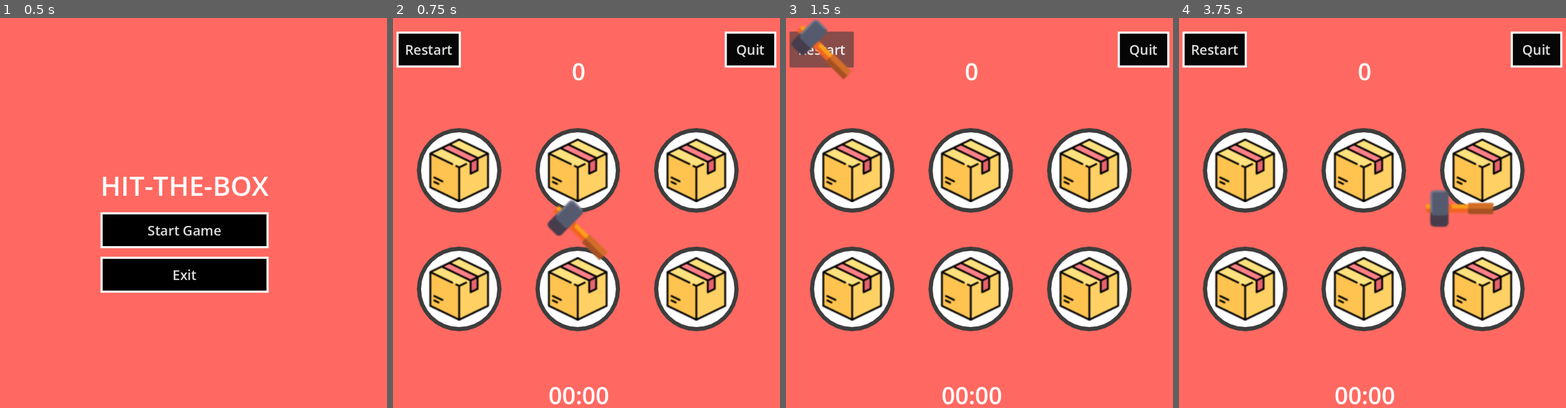
Above: before the commit, frames 1-4 (left to right).
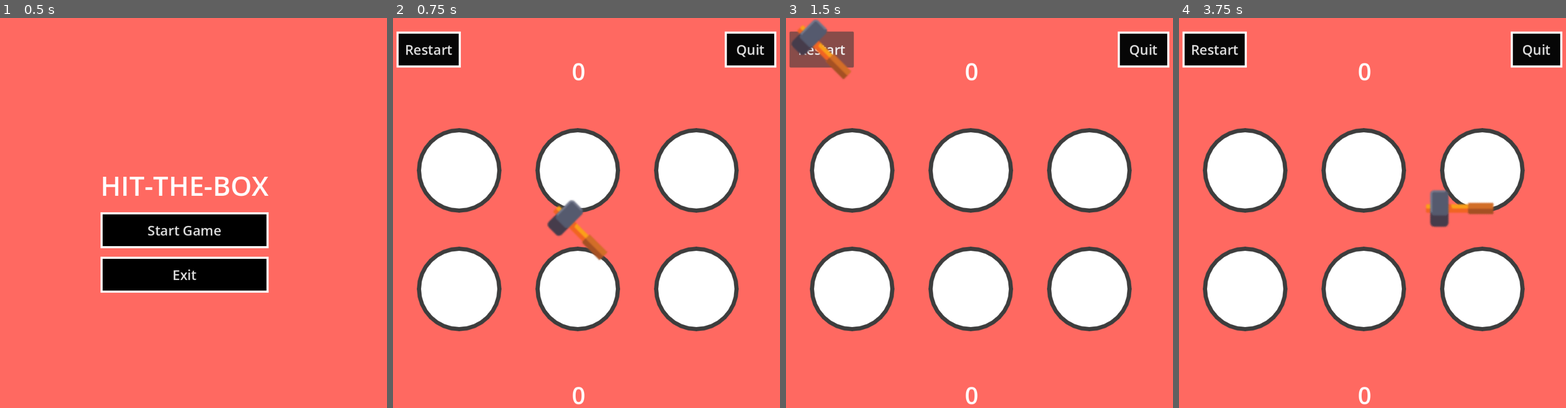
Above: after the commit, the same moments.

Repository: ankit-suman-07/GODOT_HitTheBox
Game: Godot game, scene res://scenes/main_menu.tscn
The game is run twice, just before and just after one commit, with the same random seed, the same clock (stepped at 60 frames per second) and the same inputs.
Inputs (mouse positions are in pixels of both pictures, inside the frame that each line leads up to):
- Up to frame 1 (0.5 s): no input
- Up to frame 2 (0.75 s): click "Start Game" at 0.5 s
- Up to frame 3 (1.5 s): click "Restart" at 1.25 s
- Up to frame 4 (3.75 s): click "Restart" at 2 s; click "Restart" at 2.75 s; tap Enter at 3.5 s; move the mouse to (1457, 209) at 3.52 s; click (1457, 209) at 3.67 s

Frame 1 is identical in both runs. In frame 2, 13% of the frame differs, in the area x 9-87%, y 30-100%; in frame 3, 13%; in frame 4, 13%.

Commit message:
Implement timers

Diff:
--- a/scenes/game_screen_scene.tscn
+++ b/scenes/game_screen_scene.tscn
@@ -48,7 +48,7 @@
 offset_bottom = 929.0
 theme_override_font_sizes/normal_font_size = 56
 bbcode_enabled = true
-text = "00:00"
+text = "0"
 fit_content = true
 autowrap_mode = 0
 horizontal_alignment = 1
@@ -116,5 +116,13 @@
 scale = Vector2(3, 3)
 texture = ExtResource("3_m55bb")
 
+[node name="Timer" type="Timer" parent="." unique_id=1067803168]
+autostart = true
+
+[node name="ControlTimerLabel" type="Timer" parent="." unique_id=1178130522]
+autostart = true
+
 [connection signal="pressed" from="RestartBtn" to="." method="_on_restart_btn_pressed"]
 [connection signal="pressed" from="QuitBtn" to="." method="_on_quit_btn_pressed"]
+[connection signal="timeout" from="Timer" to="." method="_on_timer_timeout"]
+[connection signal="timeout" from="ControlTimerLabel" to="." method="_on_control_timer_label_timeout"]
--- a/scripts/game_screen_scene.gd
+++ b/scripts/game_screen_scene.gd
@@ -4,21 +4,46 @@
 @onready var score_label = $score
 @onready var timer_label = $timer
 
+@onready var TOP_LEFT = $CenterContainer/VBoxContainer/top/top_left
+@onready var TOP_MID = $CenterContainer/VBoxContainer/top/top_mid
+@onready var TOP_RIGHT = $CenterContainer/VBoxContainer/top/top_right
+
+@onready var BOTTOM_LEFT = $CenterContainer/VBoxContainer/bottom/bottom_left
+@onready var BOTTOM_MID = $CenterContainer/VBoxContainer/bottom/bottom_mid
+@onready var BOTTOM_RIGHT = $CenterContainer/VBoxContainer/bottom/bottom_right
+
+@onready var TIMER = $Timer
+@onready var TIMER_FOR_LABEL = $ControlTimerLabel
+
+var HOLES = []
+var timer_label_seconds = 0
+
 var is_hitting = false
 
 # Called when the node enters the scene tree for the first time.
 func _ready() -> void:
-	pass # Replace with function body.
+	HOLES = [TOP_LEFT, TOP_MID, TOP_RIGHT, BOTTOM_LEFT, BOTTOM_MID, BOTTOM_RIGHT]
+	for hole in HOLES:
+		var box = hole.get_child(0)
+		box.visible = false
 
 
 # Called every frame. 'delta' is the elapsed time since the previous frame.
 func _process(delta: float) -> void:
 	hammer.global_position = get_global_mouse_position()
 
+
 func _input(event):
 	if event is InputEventMouseButton:
 		if event.button_index == MOUSE_BUTTON_LEFT and event.pressed:
 			hit_animation()
+
+func _spawn_box():
+	var select_hole = HOLES.pick_random()
+	select_hole.get_child(0).visible = true
+	await get_tree().create_timer(0.3).timeout
+	select_hole.get_child(0).visible = false
+
 
 func hit_animation():
 	if is_hitting:
@@ -44,3 +69,12 @@
 
 func _on_quit_btn_pressed() -> void:
 	get_tree().change_scene_to_file("res://scenes/main_menu.tscn")
+
+
+func _on_timer_timeout() -> void:
+	_spawn_box()
+
+
+func _on_control_timer_label_timeout() -> void:
+	timer_label_seconds += 1
+	timer_label.text = str(timer_label_seconds)
Not shown, changed: assets/.DS_Store
